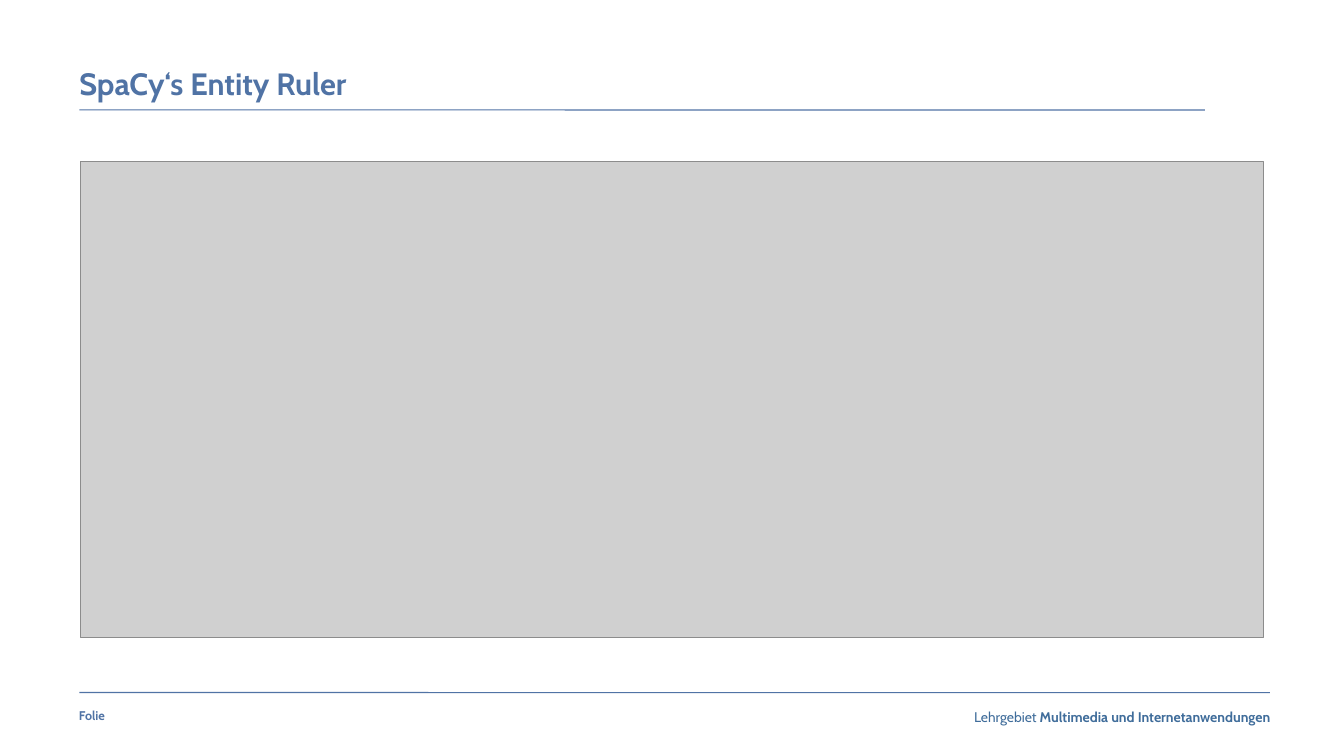
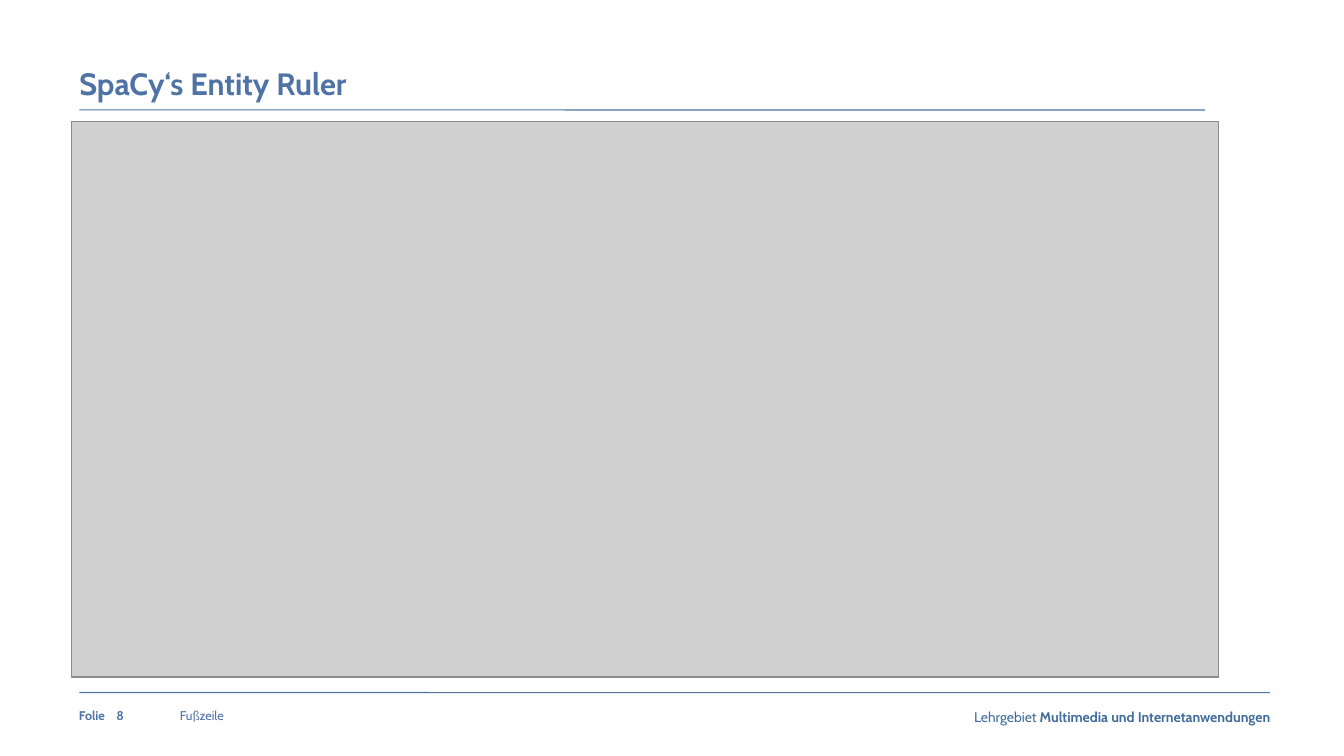
Before and after one commit to claraja/NLP_63458_WS22, a slide deck: slide 8 of Praesentation/Praesentation_Fachpraktikum_MedExtractor_Gruppe5.pptx (slide 6 before the commit). Drawn at 1344x756 pixels with LibreOffice and Linux fonts; fonts in the diff are those of the drawing; grey boxes stand for pictures; background and template pictures are left out. Boxes give left, top, right and bottom in pixels: in the first picture for what was removed or moved away, otherwise in the second. Text is boxed around its words. In the diff, an @@ line names an element or a change of style, - is before the commit and + after.

```diff
--- a/Praesentation/Praesentation_Fachpraktikum_MedExtractor_Gruppe5.pptx
+++ b/Praesentation/Praesentation_Fachpraktikum_MedExtractor_Gruppe5.pptx
@@ picture: place and size @@
-picture at (81, 161, 1263, 638)
+picture at (72, 121, 1219, 678)
@@ page number added at (116, 711, 124, 720), 9 pt, text #5073A5, bold @@
+8
@@ text added at (180, 710, 224, 722), 9 pt, text #5073A5 @@
+Fußzeile
```
Also in this commit, not shown: 4 other slides changed, 5 slides added.
